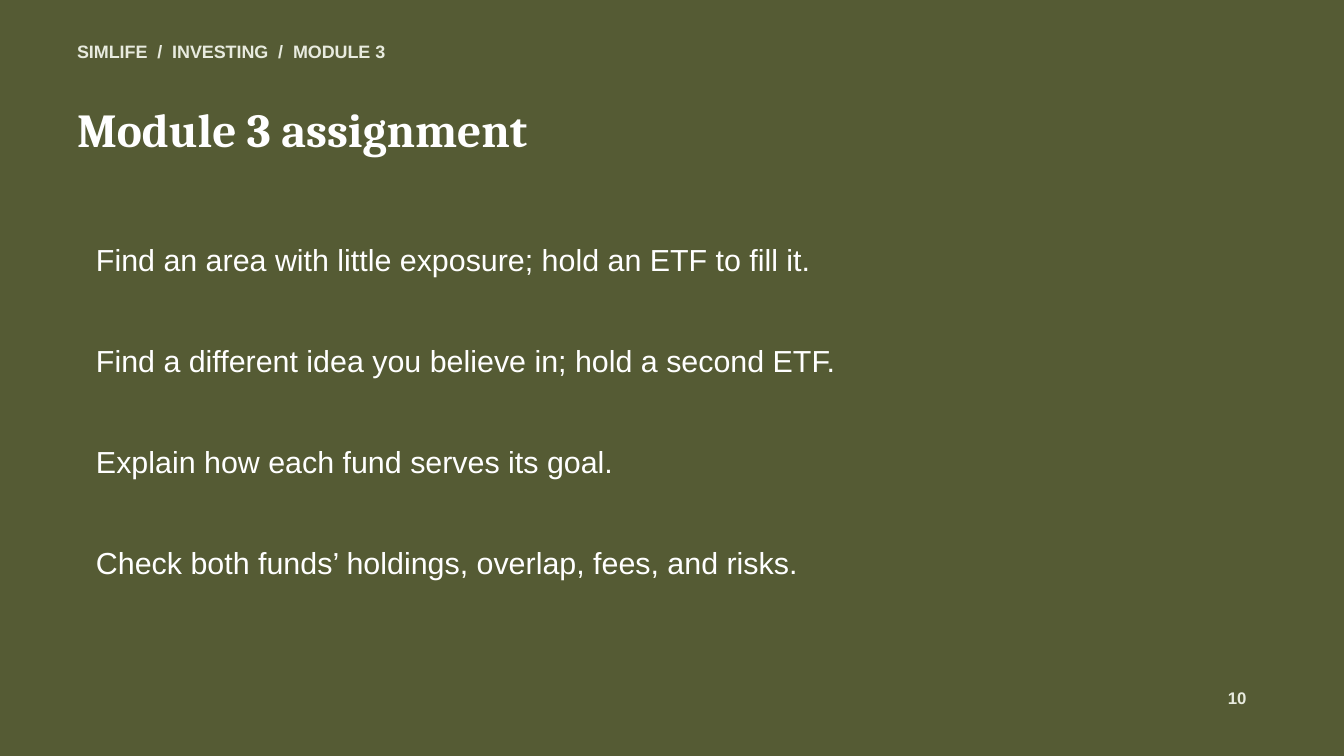
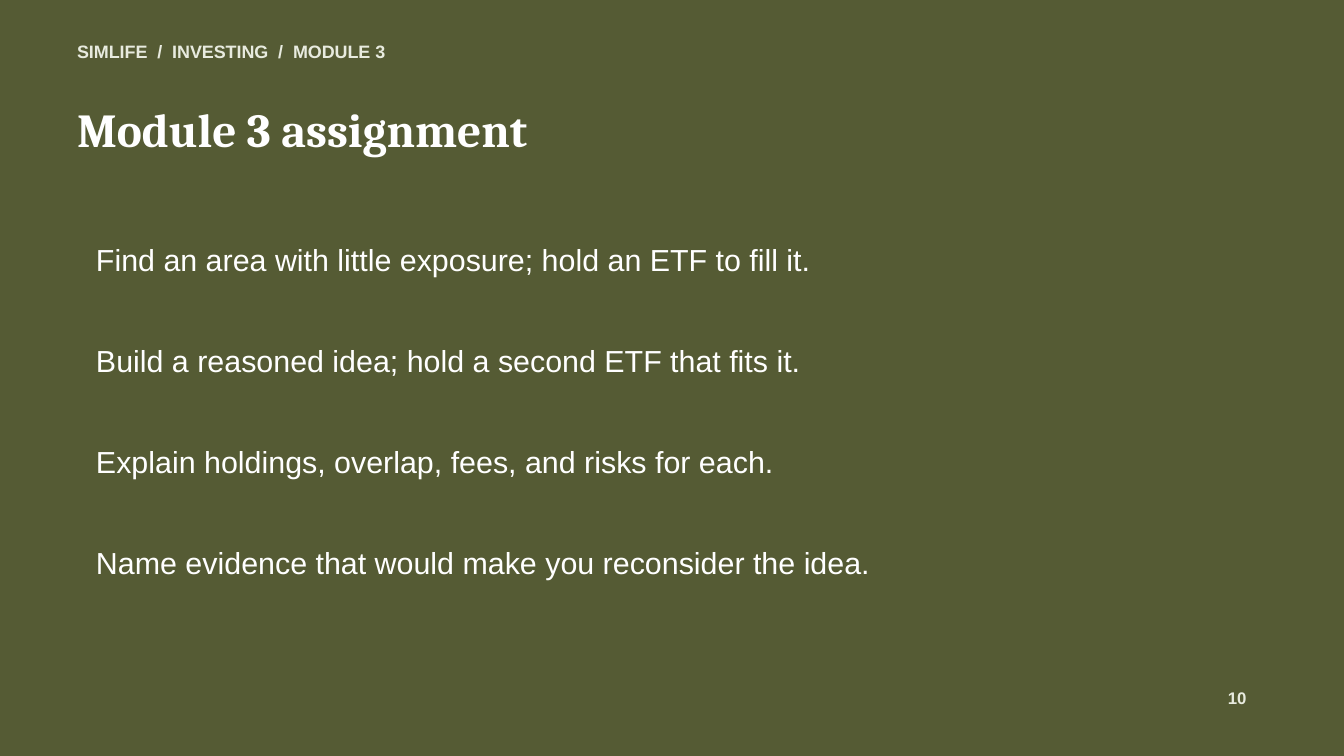
Before and after one commit to JML999/simlife-classroom, a slide deck: slide 10 of docs/module3-etfs/output/Module_3_ETFs_Lesson.pptx. Drawn at 1344x756 pixels with LibreOffice and Linux fonts; fonts in the diff are those of the drawing. Boxes give left, top, right and bottom in pixels: in the first picture for what was removed or moved away, otherwise in the second. Text is boxed around its words. In the diff, an @@ line names an element or a change of style, - is before the commit and + after.

```diff
--- a/docs/module3-etfs/output/Module_3_ETFs_Lesson.pptx
+++ b/docs/module3-etfs/output/Module_3_ETFs_Lesson.pptx
@@ text at (96,350,801,376): text changed @@
-Find a different idea you believe in; hold a second ETF.
+Build a reasoned idea; hold a second ETF that fits it.
@@ text at (96,451,773,479): text changed @@
-Explain how each fund serves its goal.
+Explain holdings, overlap, fees, and risks for each.
@@ text at (96,552,870,580): text changed @@
-Check both funds’ holdings, overlap, fees, and risks.
+Name evidence that would make you reconsider the idea.
```
Also in this commit, not shown: 2 other slides changed, 6 other files.
